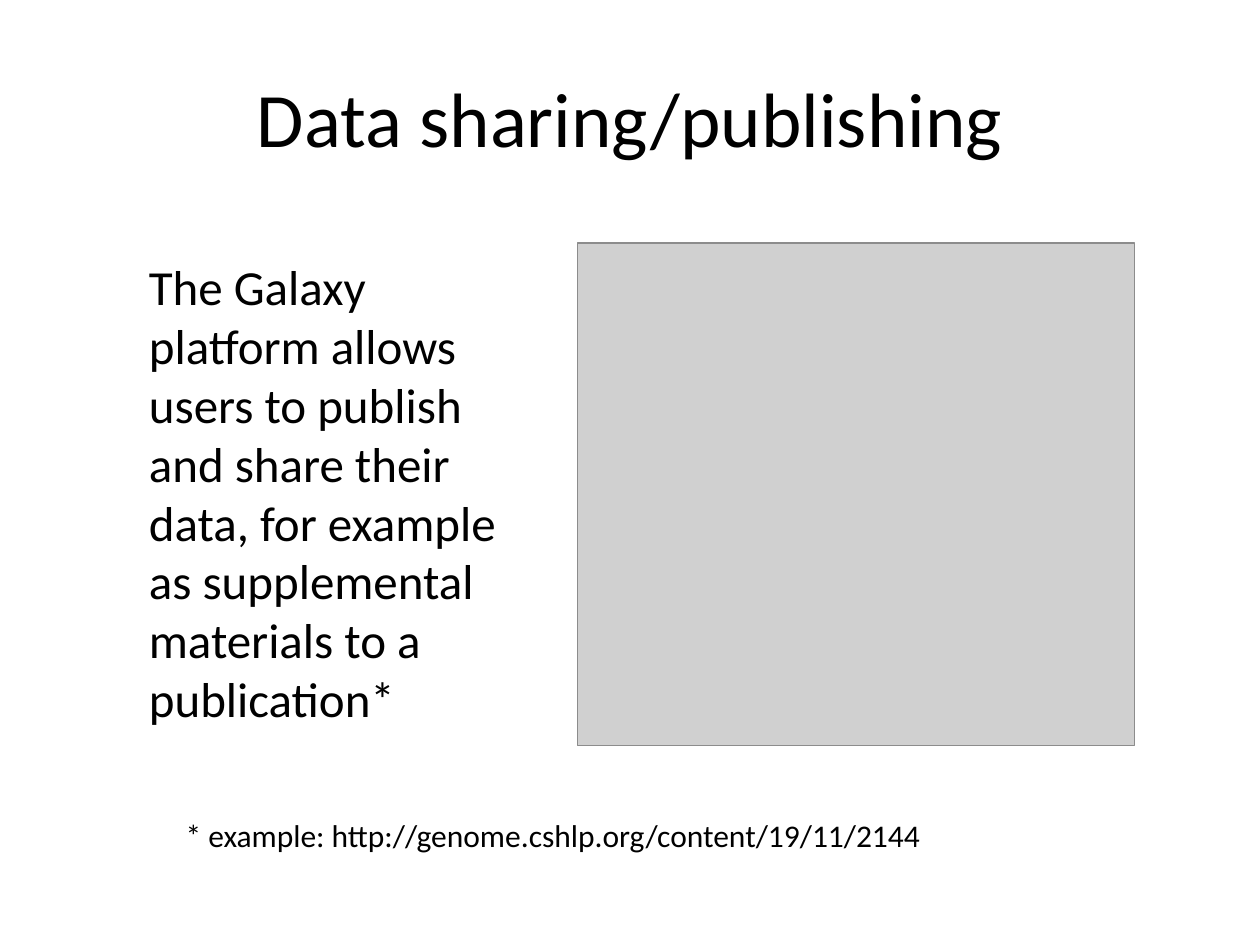
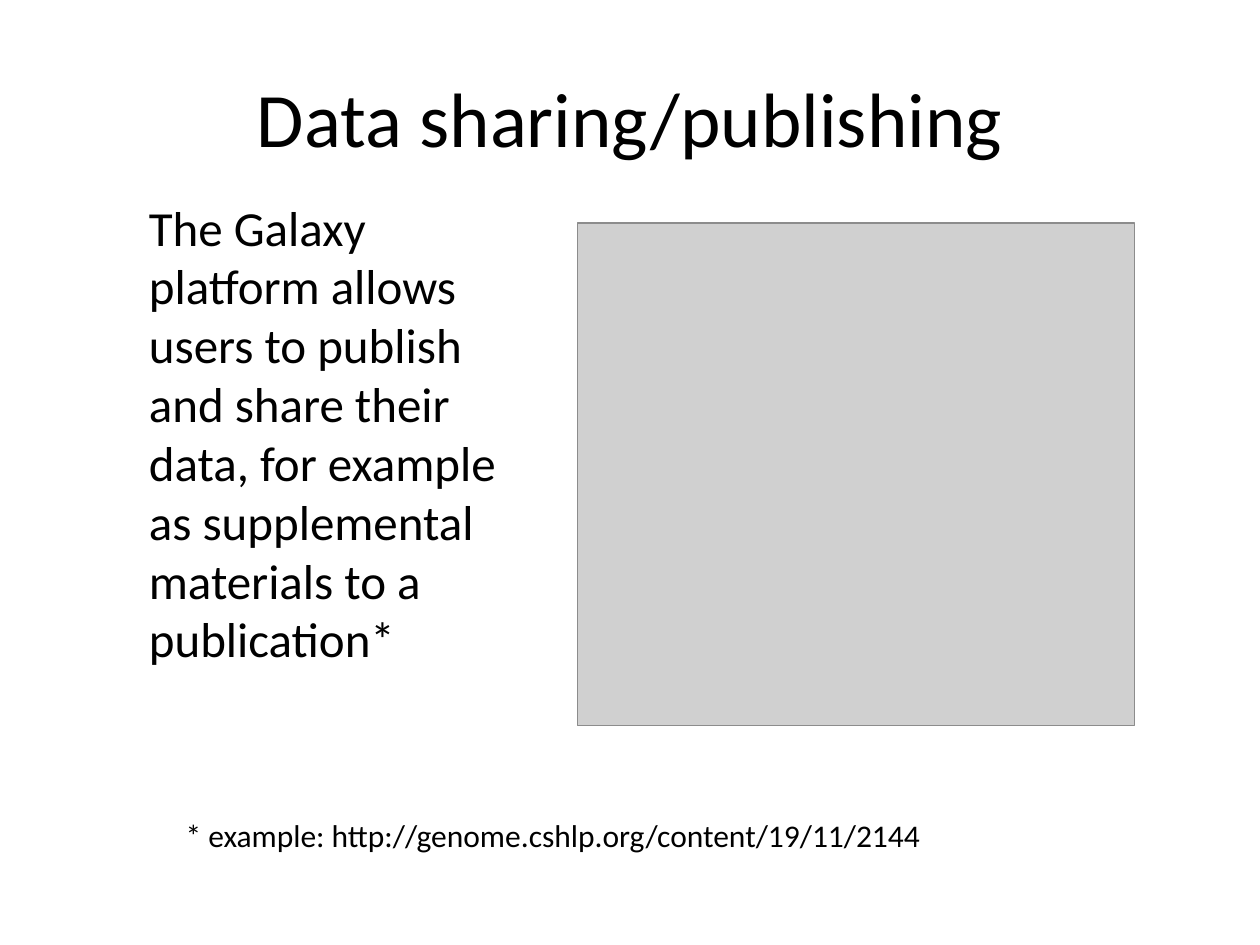
Before and after one commit to naturalis/arangs, a slide deck: slide 14 of doc/slides/day4/session2/DataSharing.pptx (slide 15 before the commit). Drawn at 1260x945 pixels with LibreOffice and Linux fonts; fonts in the diff are those of the drawing; grey boxes stand for pictures. Boxes give left, top, right and bottom in pixels: in the first picture for what was removed or moved away, otherwise in the second. Text is boxed around its words. In the diff, an @@ line names an element or a change of style, - is before the commit and + after.

```diff
--- a/doc/slides/day4/session2/DataSharing.pptx
+++ b/doc/slides/day4/session2/DataSharing.pptx
@@ text "The Galaxy platform allows users ...": place and size @@
-text "The Galaxy platform allows users ..." at (149, 271, 496, 725)
+text "The Galaxy platform allows users ..." at (149, 212, 496, 665)
@@ picture: place and size @@
-picture at (577, 243, 1134, 746)
+picture at (577, 223, 1134, 726)
```
Also in this commit, not shown: 3 other slides changed, 1 slide removed, 1 other file.
